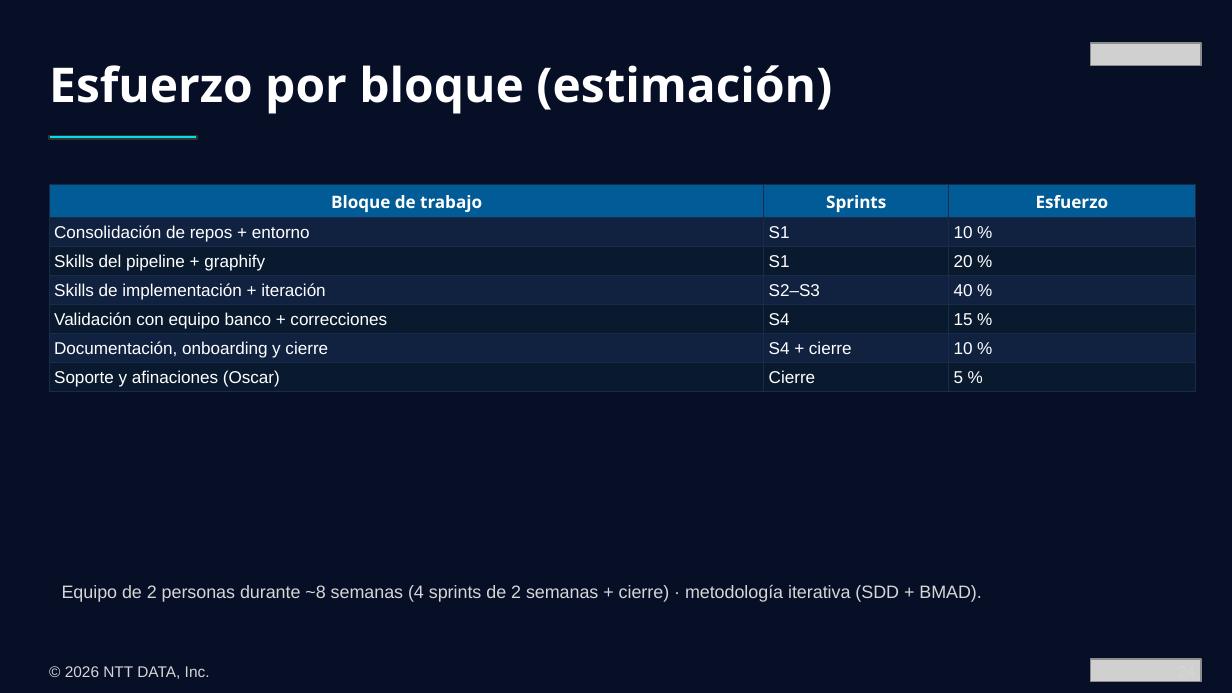
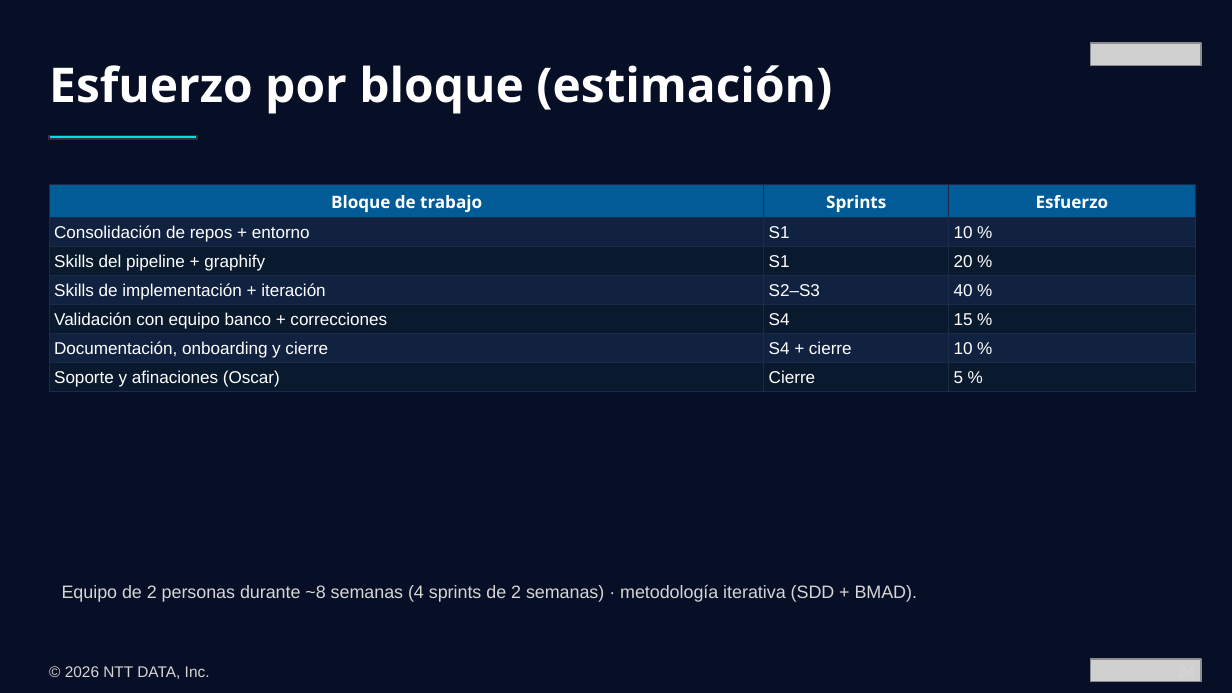
Before and after one commit to Jose-Mejia-NTT/skills-assi-comercial, a slide deck: slide 24 of presentations/presentacion-ejecutiva-skills-ia-bcv-v2.pptx. Drawn at 1232x693 pixels with LibreOffice and Linux fonts; fonts in the diff are those of the drawing; grey boxes stand for pictures. Boxes give left, top, right and bottom in pixels: in the first picture for what was removed or moved away, otherwise in the second. Text is boxed around its words. In the diff, an @@ line names an element or a change of style, - is before the commit and + after.

```diff
--- a/presentations/presentacion-ejecutiva-skills-ia-bcv-v2.pptx
+++ b/presentations/presentacion-ejecutiva-skills-ia-bcv-v2.pptx
@@ text at (62,584,917,602): text changed @@
-Equipo de 2 personas durante ~8 semanas (4 sprints de 2 semanas + cierre) · metodología iterativa (SDD + BMAD).
+Equipo de 2 personas durante ~8 semanas (4 sprints de 2 semanas) · metodología iterativa (SDD + BMAD).
```
Also in this commit, not shown: 3 other slides changed, 5 other files.
